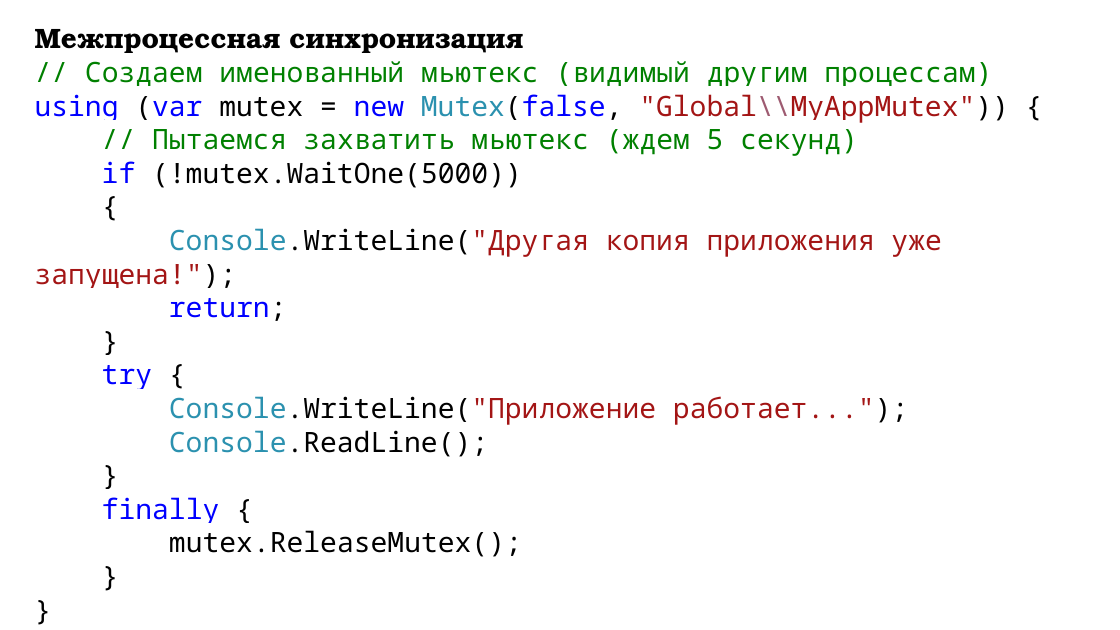
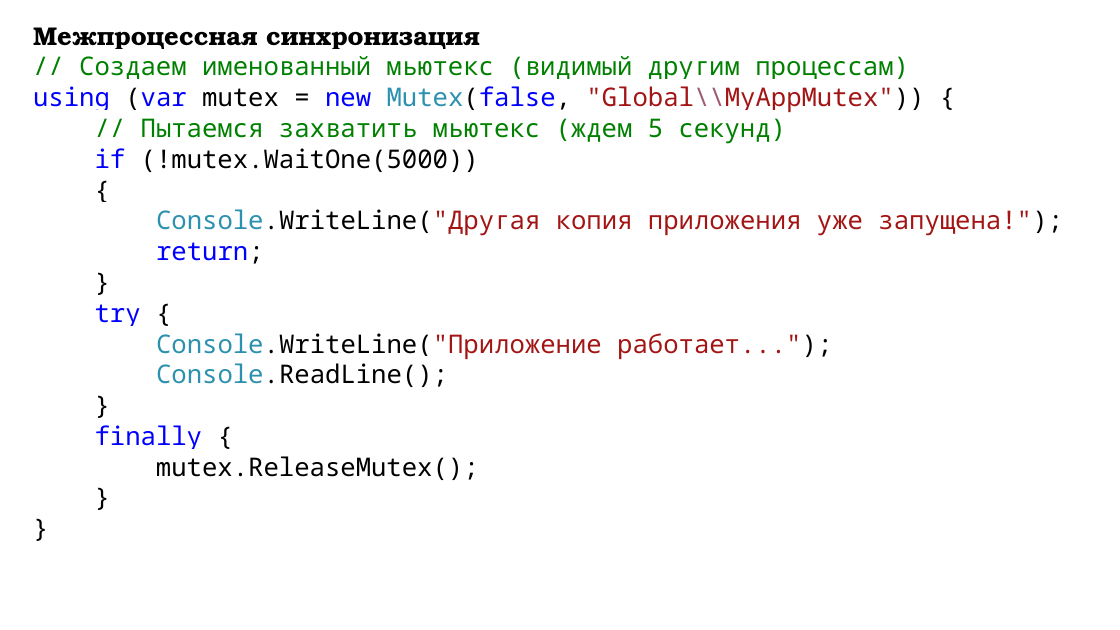
Before and after one commit to DaniilKlyukin/OOP-4, a slide deck: slide 37 of Лекции/ООП 1 лек 4.pptx. Drawn at 1120x630 pixels with LibreOffice and Linux fonts; fonts in the diff are those of the drawing. Boxes give left, top, right and bottom in pixels: in the first picture for what was removed or moved away, otherwise in the second. Text is boxed around its words. In the diff, an @@ line names an element or a change of style, - is before the commit and + after.

```diff
--- a/Лекции/ООП 1 лек 4.pptx
+++ b/Лекции/ООП 1 лек 4.pptx
@@ text "Межпроцессная синхронизация" at [33,27,1063,480]: size 24 to 22 pt @@
```
Also in this commit, not shown: 37 other slides changed.
